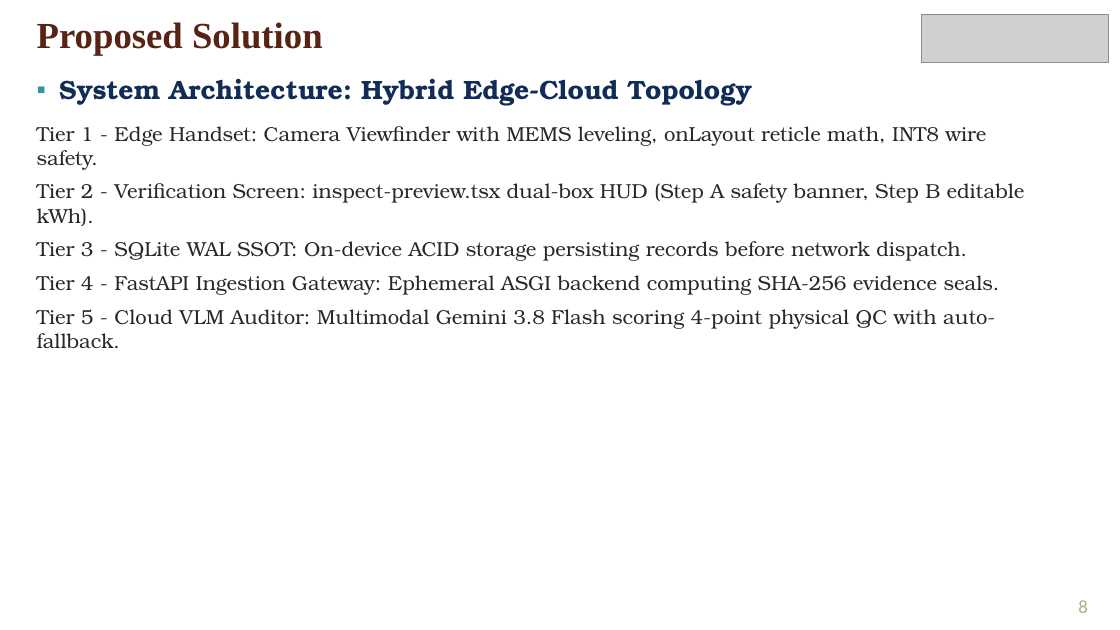
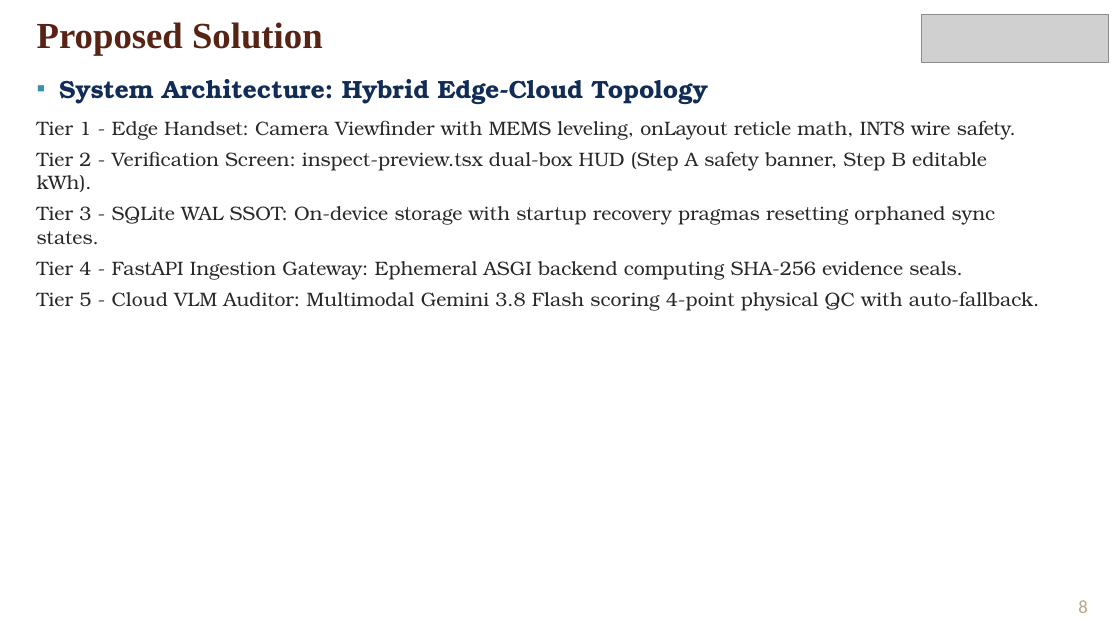
Before and after one commit to frankmathewsajan/psychic-spark, a slide deck: slide 8 of docs/presentation/Capstone_Final_Review_Presentation.pptx. Drawn at 1120x630 pixels with LibreOffice and Linux fonts; fonts in the diff are those of the drawing; grey boxes stand for pictures; background and template pictures are left out. Boxes give left, top, right and bottom in pixels: in the first picture for what was removed or moved away, otherwise in the second. Text is boxed around its words. In the diff, an @@ line names an element or a change of style, - is before the commit and + after.

Commit message:
docs: align capstone deliverables strictly with official Adani AI Labs external review reports and optimize A4 print layout

```diff
--- a/docs/presentation/Capstone_Final_Review_Presentation.pptx
+++ b/docs/presentation/Capstone_Final_Review_Presentation.pptx
@@ text at (37, 79, 1039, 311): size 17 to 16 pt in "System Architecture: Hybrid Edge-Cloud Topology"; size 13 to 12.5 pt in "Tier 1 - Edge Handset: Camera Viewfinder ...", "Tier 2 - Verification Screen: inspect-preview.tsx dual-box ...", "Tier 4 - FastAPI Ingestion Gateway: Ephemeral ...", "Tier 5 - Cloud VLM Auditor: Multimodal ..."; less space between paragraphs @@
@@ text at (37, 206, 996, 244): text changed; size 13 to 12.5 pt @@
-Tier 3 - SQLite WAL SSOT: On-device ACID storage persisting records before network dispatch.
+Tier 3 - SQLite WAL SSOT: On-device storage with startup recovery pragmas resetting orphaned sync states.
```
Also in this commit, not shown: 13 other slides changed, 4 other files.
